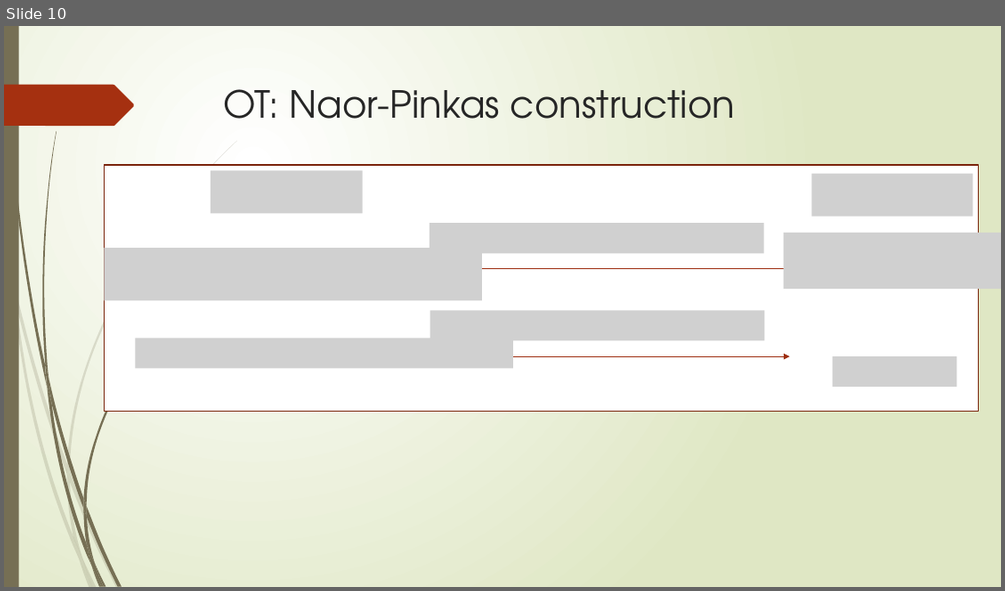
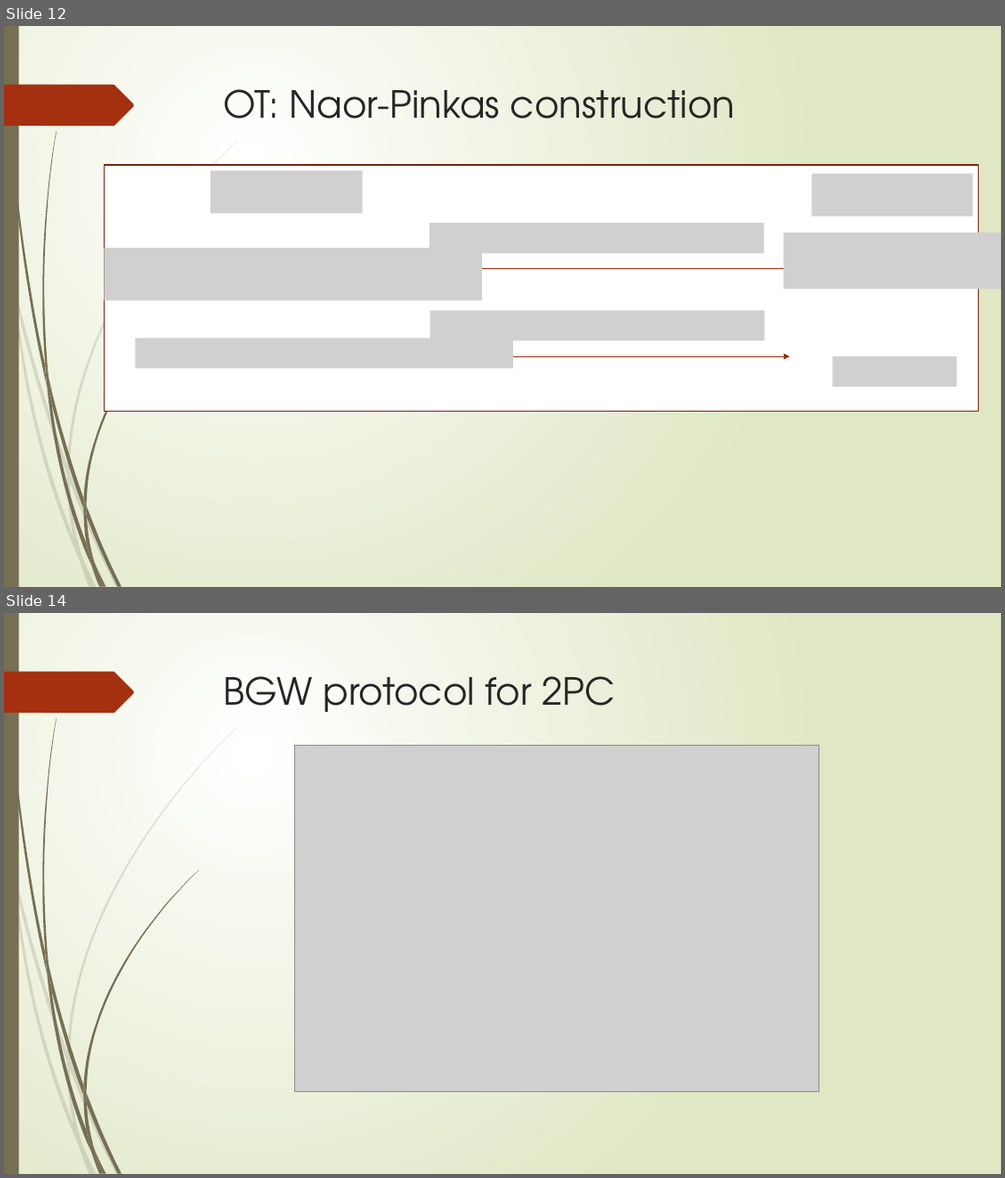
Before and after one commit to Voidkai/MPC_PSI, a slide deck: PowerPoint/ABY.pptx. Shown one above the other, each under a label of ours: slide 10 before the commit, slides 12 and 14 after it; the slides between them are not shown. The pictures are 1005x591 and 1005x1178 pixels, drawn with LibreOffice and Linux fonts; fonts in the diff are those of the drawing; grey boxes stand for pictures. Boxes give left, top, right and bottom in pixels: in the first picture for what was removed or moved away, otherwise in the second. Text is boxed around its words. In the diff, an @@ line names an element or a change of style, - is before the commit and + after.

```diff
--- a/PowerPoint/ABY.pptx
+++ b/PowerPoint/ABY.pptx
@@ slide 14 added at (4,613,1001,1174), background gradient #FFFFFF to #DFE8C4; not listed: 24 template elements that a slide beside it also shows @@
@@ title added at (224,676,615,712), 36 pt, text #262626 @@
+BGW protocol for 2PC
@@ picture added at (295,746,819,1091) @@
@@ what was slide 10 is now slide 12 @@
```
Also in this commit, not shown: 3 slides changed, 4 other slides added, 1 slide removed, 1 other file.
